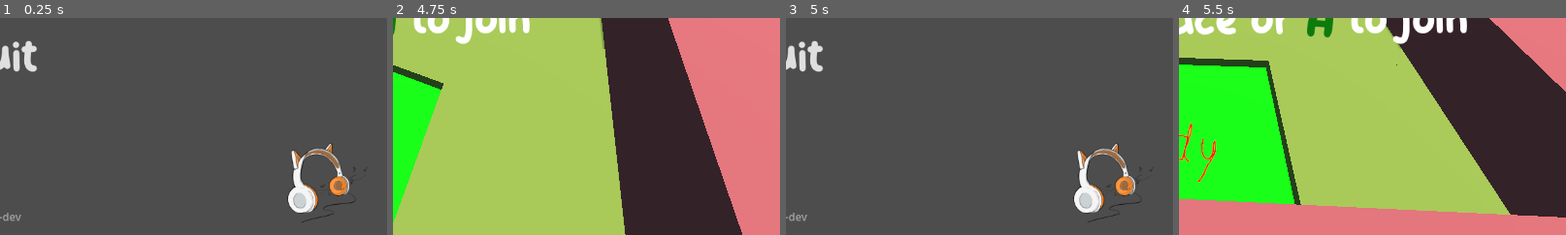
Above: before the commit, frames 1-4 (left to right).
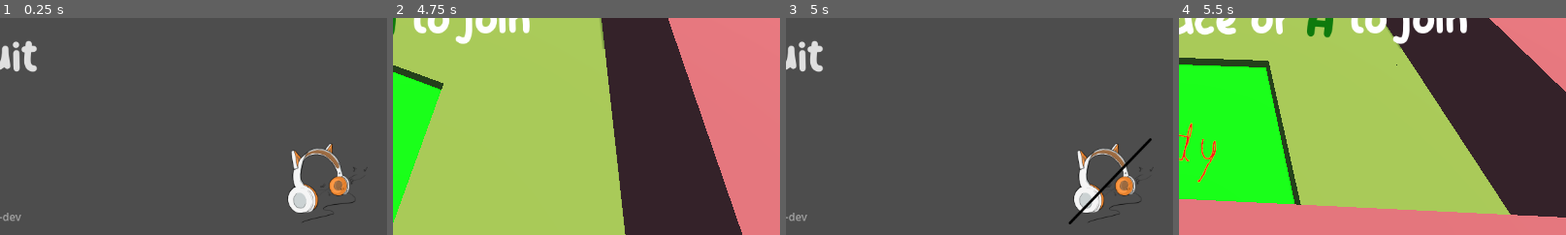
Above: after the commit, the same moments.

Repository: HedgeLizards/ggj24
Game: Godot game, scene res://scenes/start.tscn
The game is run twice, just before and just after one commit, with the same random seed, the same clock (stepped at 60 frames per second) and the same inputs.
Inputs (mouse positions are % of the whole screen's width and height, from its top left):
- Up to frame 1 (0.25 s): no input
- Up to frame 2 (4.75 s): click "Play" at 0.5 s; tap Enter at 1.25 s; move the mouse to (72, 45) at 1.27 s; tap M at 1.35, 2.3, 3.05, 3.6, 4.35 s; tap Space at 2 s; move the mouse to (30, 55) at 2.02 s; tap W (join_0) at 2.1 s; move the mouse to (60, 28) at 2.77 s; tap Up (join_1) at 2.85 s; move the mouse to (45, 70) at 3.52 s; move the mouse to (80, 65) at 4.27 s
- Up to frame 3 (5 s): tap Escape at 4.9 s
- Up to frame 4 (5.5 s): click "Play" at 5 s
The pictures show only the part of the screen within x 50-100%, y 50-100%; the shares and areas given below are measured in that part.

Frames 1-2 are identical in both runs. In frame 3, 0.4% of the frame differs, in the area x 72-95%, y 55-96%; in frame 4, nothing differs.

Commit message:
Allow muting by pressing M from any scene

Diff:
--- a/code/input_handler.gd
+++ b/code/input_handler.gd
@@ -13,7 +13,12 @@
 
 func _input(event):
 	if event is InputEventKey && event.pressed:
-		if event.keycode == KEY_ESCAPE:
+		if event.keycode == KEY_M:
+			AudioServer.set_bus_mute(0, !AudioServer.is_bus_mute(0))
+
+			if has_node('../Start'):
+				$'../Start/Audio'.set_pressed_no_signal(AudioServer.is_bus_mute(0))
+		elif event.keycode == KEY_ESCAPE:
 			stop_round.emit()
 		elif event.is_action('join_0'):
 			add_player(-2)
--- a/code/start.gd
+++ b/code/start.gd
@@ -23,6 +23,9 @@
 
 	for texture in [$Logo, $Audio]:
 		texture.scale *= screen_scale
+
+	if AudioServer.is_bus_mute(0):
+		$Audio.set_pressed_no_signal(true)
 
 	if OS.has_feature('web'):
 		$VBoxContainer/Quit.queue_free()
--- a/scenes/start.tscn
+++ b/scenes/start.tscn
@@ -21,16 +21,6 @@
 
 [sub_resource type="Shortcut" id="Shortcut_dkxca"]
 events = [SubResource("InputEventKey_6anw4")]
-
-[sub_resource type="InputEventKey" id="InputEventKey_mdhip"]
-device = -1
-keycode = 77
-physical_keycode = 77
-key_label = 77
-unicode = 109
-
-[sub_resource type="Shortcut" id="Shortcut_1r3eh"]
-events = [SubResource("InputEventKey_mdhip")]
 
 [node name="Start" type="Control"]
 layout_mode = 3
@@ -160,8 +150,6 @@
 pivot_offset = Vector2(252, 256)
 mouse_default_cursor_shape = 2
 toggle_mode = true
-shortcut = SubResource("Shortcut_1r3eh")
-shortcut_in_tooltip = false
 texture_normal = ExtResource("6_o4boi")
 texture_pressed = ExtResource("7_0mjd7")
 
Not shown: 1 places in scenes/start.tscn that only renumber resources
